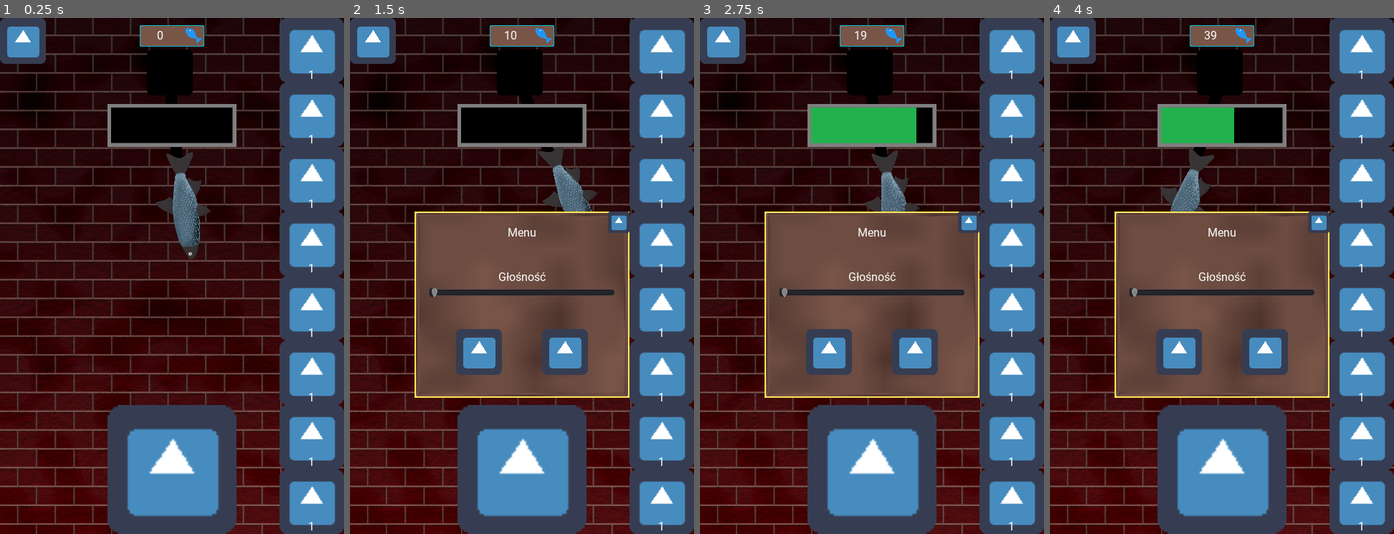
Above: before the commit, frames 1-4 (left to right).
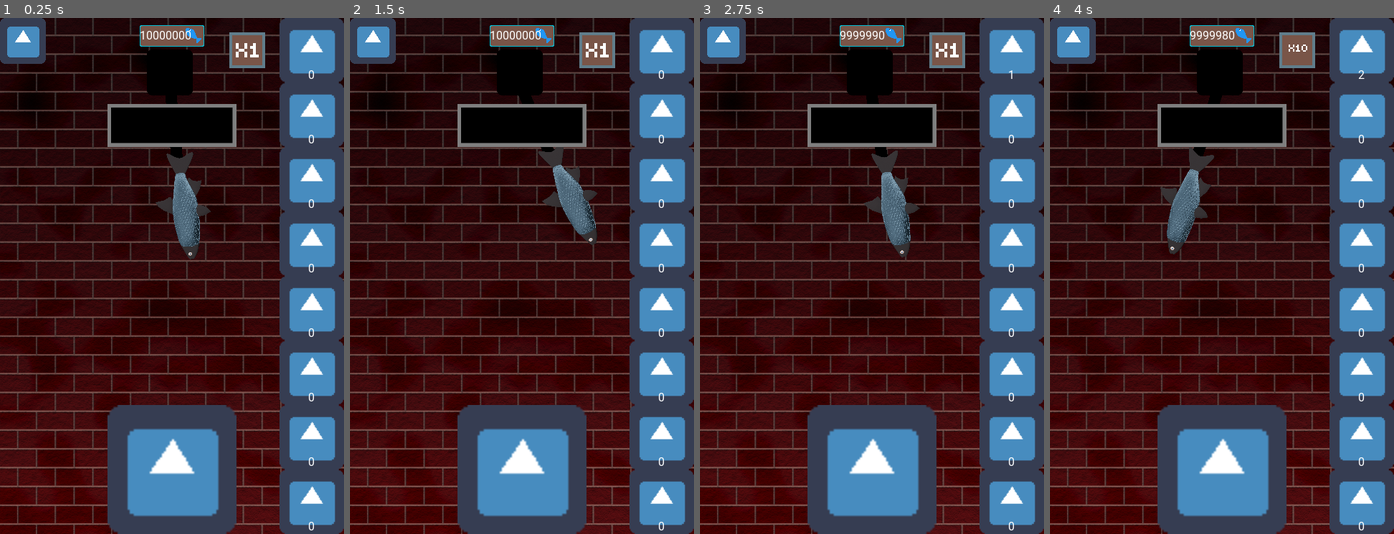
Above: after the commit, the same moments.

Repository: Soleod/GameJam
Game: Godot game, scene res://Main.tscn
Two runs of this game, one before a commit and one after it. Both use one fixed random seed, a clock stepped at 60 frames per second and the inputs below. The engine's default icon, where the game draws it, is replaced by a stand-in: a white triangle on a blue panel in a dark square.
Inputs (mouse positions are in pixels of both pictures, inside the frame that each line leads up to):
- Up to frame 1 (0.25 s): no input
- Up to frame 2 (1.5 s): click (522, 472) at 0.5 s; click (374, 38) at 1.25 s
- Up to frame 3 (2.75 s): click "1" (after the commit: "0") at 2 s
- Up to frame 4 (4 s): click "1" at 2.75 s; click (1297, 48) at 3.52 s

The runs differ from the first frame. In frame 1, 1.0% of the frame differs, in the area x 40-92%, y 2-100%; in frame 2, 22%; in frame 3, 24%, in the area x 18-92%, y 2-100%; in frame 4, 24%.

Commit message:
Upgrades are working as well <3

Diff:
--- a/WedzarniaSIM/Scenes/Player.gd
+++ b/WedzarniaSIM/Scenes/Player.gd
@@ -2,7 +2,7 @@
 
 var _timer = null
 
-var smoked_fisz_currency: int = 0
+var smoked_fisz_currency: int = 10000000
 
 var upgrades_dict: Dictionary = {}
 
@@ -58,49 +58,49 @@
 	var firewood = {
 		name = "Firewood",
 		value = 10,
-		cost = 100,
+		cost = 80,
 		count = 0
 	}
 
 	var gryl = {
 		name = "Gryl",
 		value = 100,
-		cost = 1000,
+		cost = 640,
 		count = 0
 	}
 
 	var dutch_oven = {
 		name = "Dutch Oven",
 		value = 1000,
-		cost = 10000,
-		count = 1
+		cost = 5120,
+		count = 0
 	}
 
 	var smoke_machine = {
 		name = "Smoke Machine",
 		value = 10000,
-		cost = 100000,
+		cost = 40960,
 		count = 0
 	}
 
 	var gryl_starego = {
 		name = "Gryl Starego",
-		value = 10000,
-		cost = 100000,
+		value = 100000,
+		cost = 327680,
 		count = 0
 	}
 
 	var placeholder_1 = {
 		name = "P1",
-		value = 10000,
-		cost = 100000,
+		value = 1000000,
+		cost = 2621440,
 		count = 0
 	}
 
 	var placeholder_2 = {
 		name = "P2",
-		value = 10000,
-		cost = 100000,
+		value = 10000000,
+		cost = 20971520,
 		count = 0
 	}
 
--- /dev/null
+++ b/WedzarniaSIM/interface/HUD.gd
@@ -0,0 +1,166 @@
+extends CanvasLayer
+
+
+var upgrades: Dictionary
+var buy_mode = 1
+
+
+# Called when the node enters the scene tree for the first time.
+func _ready():
+	pass # Replace with function body.
+
+
+func _process(delta):
+	for key in Player.upgrades_dict:
+		upgrades[key] = convert(Player.upgrades_dict[key]["count"], TYPE_STRING)
+
+
+	$Upgrades/UpgradeButton1/Label.text = upgrades["auto_clicker"]
+	$Upgrades/UpgradeButton2/Label.text = upgrades["firewood"]
+	$Upgrades/UpgradeButton3/Label.text = upgrades["gryl"]
+	$Upgrades/UpgradeButton4/Label.text = upgrades["dutch_oven"]
+	$Upgrades/UpgradeButton5/Label.text = upgrades["smoke_machine"]
+	$Upgrades/UpgradeButton6/Label.text = upgrades["gryl_starego"]
+	$Upgrades/UpgradeButton7/Label.text = upgrades["placeholder_1"]
+	$Upgrades/UpgradeButton8/Label.text = upgrades["placeholder_2"]
+
+
+
+func _on_BuyModeButton_pressed():
+	if buy_mode == 100:
+		buy_mode = 1
+	elif buy_mode == 1:
+		buy_mode = 10
+	elif buy_mode == 10:
+		buy_mode = 25
+	elif buy_mode == 25:
+		buy_mode = 100
+
+	if buy_mode == 1:
+		$Upgrades/BuyModeButton.texture_normal = load("res://interface/images/buy_mode_1.png")
+	elif buy_mode == 10:
+		$Upgrades/BuyModeButton.texture_normal = load("res://interface/images/buy_mode_2.png")
+	elif buy_mode == 25:
+		$Upgrades/BuyModeButton.texture_normal = load("res://interface/images/buy_mode_3.png")
+	elif buy_mode == 100:
+		$Upgrades/BuyModeButton.texture_normal = load("res://interface/images/buy_mode_4.png")
+
+
+func _on_UpgradeButton1_pressed():
+	var ryba = Player.smoked_fisz_currency
+	var cost = Player.upgrades_dict["auto_clicker"]["cost"]
+	var count = 0
+
+	if ryba >= cost:
+		count = floor(ryba / cost)
+
+		if count > buy_mode:
+			count = buy_mode
+
+		Player.smoked_fisz_currency -= count * cost
+		Player.upgrades_dict["auto_clicker"]["count"] += count
+
+
+func _on_UpgradeButton2_pressed():
+	var ryba = Player.smoked_fisz_currency
+	var cost = Player.upgrades_dict["firewood"]["cost"]
+	var count = 0
+
+	if ryba >= cost:
+		count = floor(ryba / cost)
+
+		if count > buy_mode:
+			count = buy_mode
+
+		Player.smoked_fisz_currency -= count * cost
+		Player.upgrades_dict["firewood"]["count"] += count
+
+
+func _on_UpgradeButton3_pressed():
+	var ryba = Player.smoked_fisz_currency
+	var cost = Player.upgrades_dict["gryl"]["cost"]
+	var count = 0
+
+	if ryba >= cost:
+		count = floor(ryba / cost)
+
+		if count > buy_mode:
+			count = buy_mode
+
+		Player.smoked_fisz_currency -= count * cost
+		Player.upgrades_dict["gryl"]["count"] += count
+
+
+func _on_UpgradeButton4_pressed():
+	var ryba = Player.smoked_fisz_currency
+	var cost = Player.upgrades_dict["dutch_oven"]["cost"]
+	var count = 0
+
+	if ryba >= cost:
+		count = floor(ryba / cost)
+
+		if count > buy_mode:
+			count = buy_mode
+
+		Player.smoked_fisz_currency -= count * cost
+		Player.upgrades_dict["dutch_oven"]["count"] += count
+
+
+func _on_UpgradeButton5_pressed():
+	var ryba = Player.smoked_fisz_currency
+	var cost = Player.upgrades_dict["smoke_machine"]["cost"]
+	var count = 0
+
+	if ryba >= cost:
+		count = floor(ryba / cost)
+
+		if count > buy_mode:
+			count = buy_mode
+
+		Player.smoked_fisz_currency -= count * cost
+		Player.upgrades_dict["smoke_machine"]["count"] += count
+
+
+func _on_UpgradeButton6_pressed():
+	var ryba = Player.smoked_fisz_currency
+	var cost = Player.upgrades_dict["gryl_starego"]["cost"]
+	var count = 0
+
+	if ryba >= cost:
+		count = floor(ryba / cost)
+
+		if count > buy_mode:
+			count = buy_mode
+
+		Player.smoked_fisz_currency -= count * cost
+		Player.upgrades_dict["gryl_starego"]["count"] += count
+
+
+func _on_UpgradeButton7_pressed():
+	var ryba = Player.smoked_fisz_currency
+	var cost = Player.upgrades_dict["placeholder_1"]["cost"]
+	var count = 0
+
+	if ryba >= cost:
+		count = floor(ryba / cost)
+
+		if count > buy_mode:
+			count = buy_mode
+
+		Player.smoked_fisz_currency -= count * cost
+		Player.upgrades_dict["placeholder_1"]["count"] += count
+
+
+func _on_UpgradeButton8_pressed():
+	var ryba = Player.smoked_fisz_currency
+	var cost = Player.upgrades_dict["placeholder_2"]["cost"]
+	var count = 0
+
+	if ryba >= cost:
+		count = floor(ryba / cost)
+
+		if count > buy_mode:
+			count = buy_mode
+
+		Player.smoked_fisz_currency -= count * cost
+		Player.upgrades_dict["placeholder_2"]["count"] += count
--- a/WedzarniaSIM/interface/HUD.tscn
+++ b/WedzarniaSIM/interface/HUD.tscn
@@ -8,10 +8,41 @@
 [ext_resource path="res://interface/FishSmokeBar.gd" type="Script" id=6]
 [ext_resource path="res://interface/Counter.tscn" type="PackedScene" id=7]
 [ext_resource path="res://interface/MenuBox.tscn" type="PackedScene" id=8]
+[ext_resource path="res://interface/HUD.gd" type="Script" id=9]
 [ext_resource path="res://interface/Counter.gd" type="Script" id=10]
 [ext_resource path="res://interface/Achievements.tscn" type="PackedScene" id=11]
+[ext_resource path="res://interface/images/buy_mode_1.png" type="Texture" id=12]
 
 [node name="HUD" type="CanvasLayer"]
+script = ExtResource( 9 )
+
+[node name="MenuButton" type="TextureButton" parent="."]
+margin_right = 64.0
+margin_bottom = 64.0
+texture_normal = ExtResource( 3 )
+__meta__ = {
+"_edit_use_anchors_": false
+}
+
+[node name="Counter" parent="." instance=ExtResource( 7 )]
+anchor_left = 0.5
+anchor_right = 0.5
+margin_left = -45.0
+margin_top = 10.0
+margin_right = 45.0
+margin_bottom = 40.0
+script = ExtResource( 10 )
+
+[node name="FireButton" type="TextureButton" parent="."]
+margin_left = 150.0
+margin_top = 540.0
+margin_right = 330.0
+margin_bottom = 720.0
+texture_normal = ExtResource( 3 )
+expand = true
+__meta__ = {
+"_edit_use_anchors_": false
+}
 
 [node name="FishSmokeBar" type="TextureProgress" parent="."]
 margin_left = 150.0
@@ -36,79 +67,69 @@
 wait_time = 0.05
 autostart = true
 
-[node name="FireButton" type="TextureButton" parent="."]
-margin_left = 150.0
-margin_top = 540.0
-margin_right = 330.0
-margin_bottom = 720.0
-texture_normal = ExtResource( 3 )
+[node name="Upgrades" type="Control" parent="."]
+margin_right = 40.0
+margin_bottom = 40.0
+__meta__ = {
+"_edit_use_anchors_": false
+}
+
+[node name="BuyModeButton" type="TextureButton" parent="Upgrades"]
+margin_left = 320.0
+margin_top = 20.0
+margin_right = 370.0
+margin_bottom = 70.0
+texture_normal = ExtResource( 12 )
 expand = true
 __meta__ = {
 "_edit_use_anchors_": false
 }
 
-[node name="UpgradeButton1" parent="." instance=ExtResource( 1 )]
+[node name="UpgradeButton1" parent="Upgrades" instance=ExtResource( 1 )]
 margin_left = 390.0
 margin_right = 480.0
 
-[node name="UpgradeButton2" parent="." instance=ExtResource( 1 )]
+[node name="UpgradeButton2" parent="Upgrades" instance=ExtResource( 1 )]
 margin_left = 390.0
 margin_top = 90.0
 margin_right = 480.0
 margin_bottom = 180.0
 
-[node name="UpgradeButton3" parent="." instance=ExtResource( 1 )]
+[node name="UpgradeButton3" parent="Upgrades" instance=ExtResource( 1 )]
 margin_left = 390.0
 margin_top = 180.0
 margin_right = 480.0
 margin_bottom = 270.0
 
-[node name="UpgradeButton4" parent="." instance=ExtResource( 1 )]
+[node name="UpgradeButton4" parent="Upgrades" instance=ExtResource( 1 )]
 margin_left = 390.0
 margin_top = 270.0
 margin_right = 480.0
 margin_bottom = 360.0
 
-[node name="UpgradeButton5" parent="." instance=ExtResource( 1 )]
+[node name="UpgradeButton5" parent="Upgrades" instance=ExtResource( 1 )]
 margin_left = 390.0
 margin_top = 360.0
 margin_right = 480.0
 margin_bottom = 450.0
 
-[node name="UpgradeButton6" parent="." instance=ExtResource( 1 )]
+[node name="UpgradeButton6" parent="Upgrades" instance=ExtResource( 1 )]
 margin_left = 390.0
 margin_top = 450.0
 margin_right = 480.0
 margin_bottom = 540.0
 
-[node name="UpgradeButton7" parent="." instance=ExtResource( 1 )]
+[node name="UpgradeButton7" parent="Upgrades" instance=ExtResource( 1 )]
 margin_left = 390.0
 margin_top = 540.0
 margin_right = 480.0
 margin_bottom = 630.0
 
-[node name="UpgradeButton8" parent="." instance=ExtResource( 1 )]
+[node name="UpgradeButton8" parent="Upgrades" instance=ExtResource( 1 )]
 margin_left = 390.0
 margin_top = 630.0
 margin_right = 480.0
 margin_bottom = 720.0
-
-[node name="Counter" parent="." instance=ExtResource( 7 )]
-anchor_left = 0.5
-anchor_right = 0.5
-margin_left = -45.0
-margin_top = 10.0
-margin_right = 45.0
-margin_bottom = 40.0
-script = ExtResource( 10 )
-
-[node name="MenuButton" type="TextureButton" parent="."]
-margin_right = 50.0
-margin_bottom = 50.0
-texture_normal = ExtResource( 3 )
-__meta__ = {
-"_edit_use_anchors_": false
-}
 
 [node name="MenuBox" parent="." instance=ExtResource( 8 )]
 visible = false
@@ -120,9 +141,18 @@
 [node name="AchievementBox" parent="." instance=ExtResource( 11 )]
 visible = false
 
+[connection signal="pressed" from="MenuButton" to="MenuBox" method="_on_MenuButton_pressed"]
+[connection signal="pressed" from="FireButton" to="FishSmokeBar" method="_on_FireButton_pressed"]
 [connection signal="timeout" from="FishSmokeBar/RegressionTimer" to="FishSmokeBar" method="_on_RegressionTimer_timeout"]
-[connection signal="pressed" from="FireButton" to="FishSmokeBar" method="_on_FireButton_pressed"]
-[connection signal="pressed" from="MenuButton" to="MenuBox" method="_on_MenuButton_pressed"]
+[connection signal="pressed" from="Upgrades/BuyModeButton" to="." method="_on_BuyModeButton_pressed"]
+[connection signal="pressed" from="Upgrades/UpgradeButton1" to="." method="_on_UpgradeButton1_pressed"]
+[connection signal="pressed" from="Upgrades/UpgradeButton2" to="." method="_on_UpgradeButton2_pressed"]
+[connection signal="pressed" from="Upgrades/UpgradeButton3" to="." method="_on_UpgradeButton3_pressed"]
+[connection signal="pressed" from="Upgrades/UpgradeButton4" to="." method="_on_UpgradeButton4_pressed"]
+[connection signal="pressed" from="Upgrades/UpgradeButton5" to="." method="_on_UpgradeButton5_pressed"]
+[connection signal="pressed" from="Upgrades/UpgradeButton6" to="." method="_on_UpgradeButton6_pressed"]
+[connection signal="pressed" from="Upgrades/UpgradeButton7" to="." method="_on_UpgradeButton7_pressed"]
+[connection signal="pressed" from="Upgrades/UpgradeButton8" to="." method="_on_UpgradeButton8_pressed"]
 [connection signal="pressed" from="MenuBox/VBoxContainer/HBoxContainer/AchievementButton" to="AchievementBox" method="_on_AchievementButton_pressed"]
 
 [editable path="MenuBox"]
Not shown: 1 places in WedzarniaSIM/interface/HUD.tscn that only renumber resources
Binary file added: WedzarniaSIM/interface/images/buy_mode_1.png
Not shown, added: WedzarniaSIM/interface/images/buy_mode_1.png.import
Binary file added: WedzarniaSIM/interface/images/buy_mode_2.png
Not shown, added: WedzarniaSIM/interface/images/buy_mode_2.png.import
Binary file added: WedzarniaSIM/interface/images/buy_mode_3.png
Not shown, added: WedzarniaSIM/interface/images/buy_mode_3.png.import
Binary file added: WedzarniaSIM/interface/images/buy_mode_4.png
Not shown, added: WedzarniaSIM/interface/images/buy_mode_4.png.import
